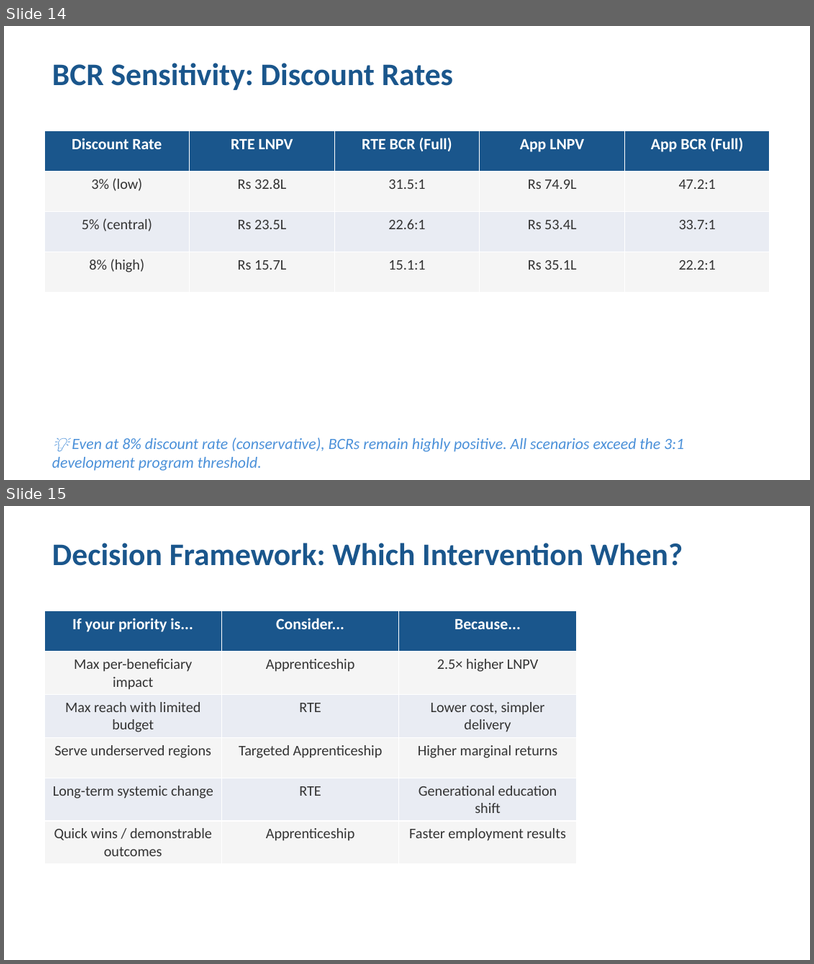
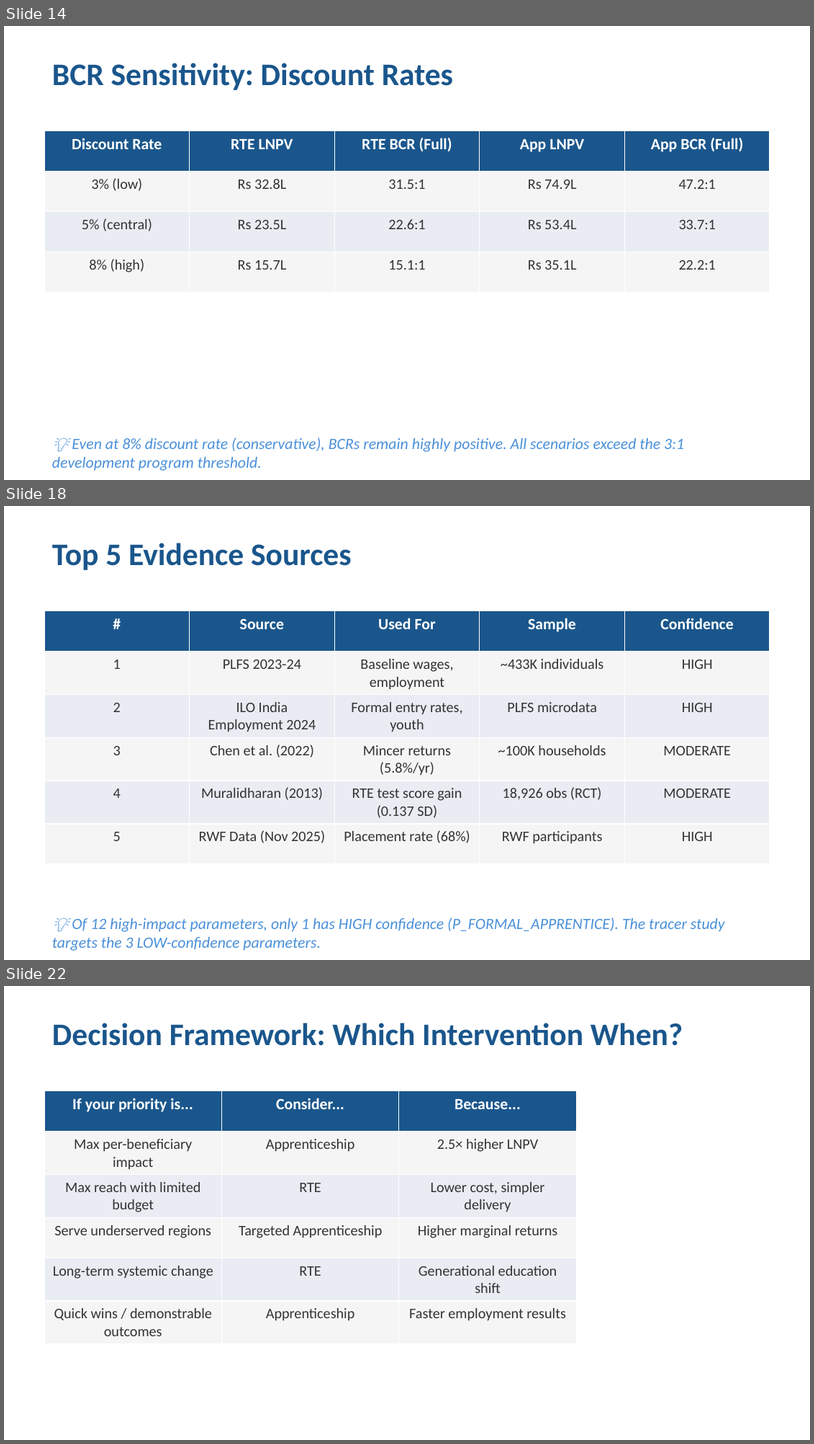
Before and after one commit to maxiveloso/rwf-economic-model, a slide deck: Presentation_Founders.pptx. Shown one above the other, each under a label of ours: slides 14 and 15 before the commit, slides 14, 18 and 22 after it; the slides between them are not shown. The pictures are 814x964 and 814x1444 pixels, drawn with LibreOffice and Linux fonts; fonts in the diff are those of the drawing. Boxes give left, top, right and bottom in pixels: in the first picture for what was removed or moved away, otherwise in the second. Text is boxed around its words. In the diff, an @@ line names an element or a change of style, - is before the commit and + after.

```diff
--- a/Presentation_Founders.pptx
+++ b/Presentation_Founders.pptx
@@ slide 18 added at (4, 506, 810, 960), background #FFFFFF @@
@@ text added at (52, 543, 352, 570), 28 pt, text #1A568C, bold @@
+Top 5 Evidence Sources
@@ table added at (44, 611, 770, 853), 6 rows, 5 columns @@
+# | Source | Used For | Sample | Confidence
+1 | PLFS 2023-24 | Baseline wages, employment | ~433K individuals | HIGH
+2 | ILO India Employment 2024 | Formal entry rates, youth | PLFS microdata | HIGH
+3 | Chen et al. (2022) | Mincer returns (5.8%/yr) | ~100K households | MODERATE
+4 | Muralidharan (2013) | RTE test score gain (0.137 SD) | 18,926 obs (RCT) | MODERATE
+5 | RWF Data (Nov 2025) | Placement rate (68%) | RWF participants | HIGH
@@ text added at (52, 917, 725, 950), 14 pt, text #4A90D9, italic @@
+💡 Of 12 high-impact parameters, only 1 has HIGH confidence (P_FORMAL_APPRENTICE). The tracer study targets the 3 LOW-confidence parameters.
@@ what was slide 15 is now slide 22 @@
```
Also in this commit, not shown: 2 slides changed, 8 other slides added, 1 slide removed, 22 other files.
